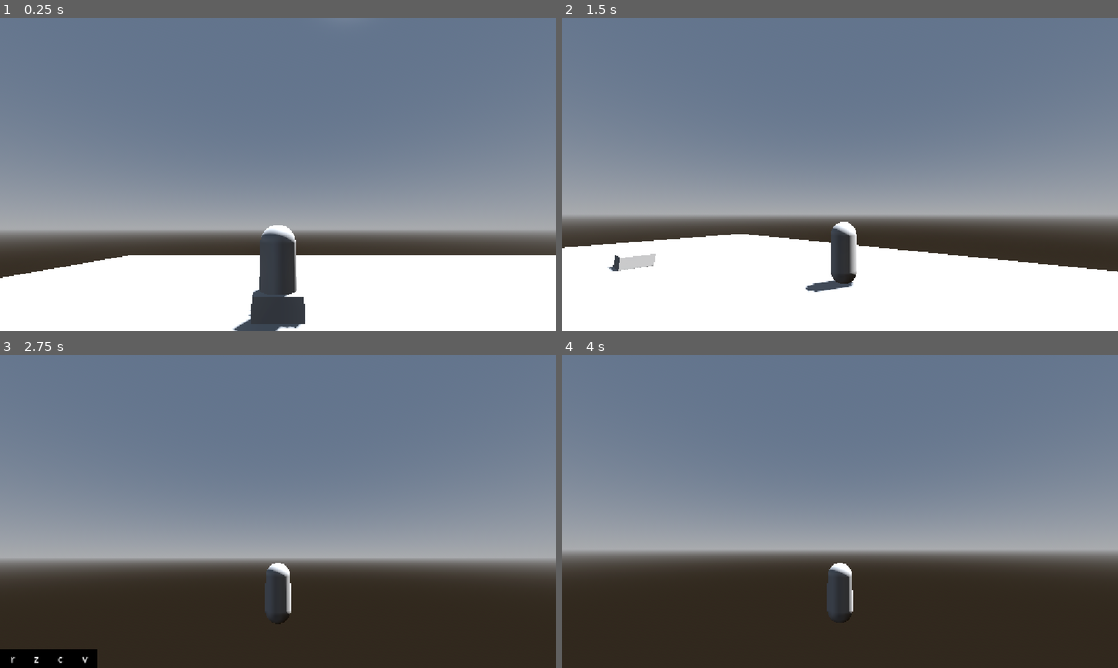
Above: before the commit, frames 1-4 (two rows, left to right).
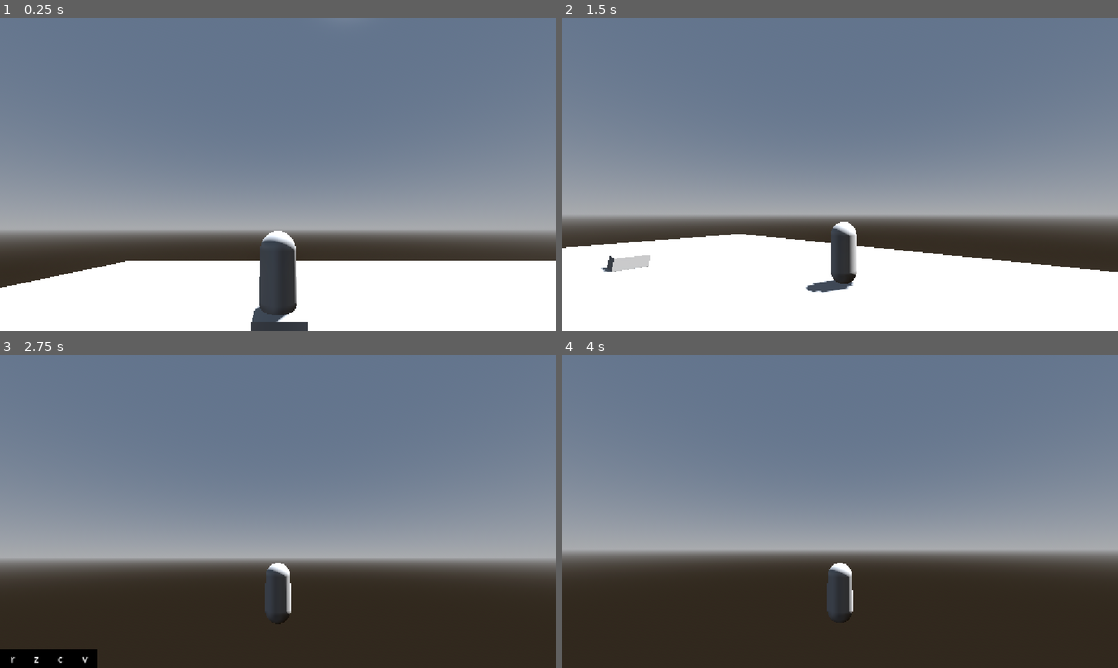
Above: after the commit, the same moments.

Repository: Elden913/noegnud
Game: Godot game, scene res://scenes/input_testing.tscn
Two runs of this game, one before a commit and one after it. Both use one fixed random seed, a clock stepped at 60 frames per second and the inputs below.
Inputs (mouse positions are in pixels of both pictures, inside the frame that each line leads up to):
- Up to frame 1 (0.25 s): no input
- Up to frame 2 (1.5 s): tap Enter at 0.5 s; move the mouse to (962, 158) at 0.52 s; hold D (player_right) 0.53-1.28 s; tap Shift (player_dash) at 0.6 s; click (962, 158) at 0.67 s; tap Space (player_jump) at 0.77 s; move the mouse to (812, 174) at 1.27 s; hold W (player_forward) from 1.28 s (still down); tap Right (player_freefly) at 1.35 s
- Up to frame 3 (2.75 s): keep holding W (player_forward); tap Space (player_jump) at 1.52 s; move the mouse to (289, 505) at 2.02 s; hold 1 from 2.03 s (still down)
- Up to frame 4 (4 s): keep holding W (player_forward); tap Space (player_jump) at 2.75, 3.02, 3.77 s; move the mouse to (834, 517) at 2.77 s; release 1 at 2.78 s; tap 2 at 2.85 s; click (834, 517) at 2.92 s; tap Enter at 3.5 s; move the mouse to (878, 514) at 3.52 s; tap Shift (player_dash) at 3.6 s

The runs differ from the first frame. In frame 1, 2.7% of the frame differs, in the area x 0-100%, y 66-100%; in frame 2, 0.3%; in frame 3, less than 0.1%; in frame 4, less than 0.1%.
Error in both runs: Out of bounds get index '1' (on base: 'Array[SpellResource]') (res://scripts/player.gd:269)

Commit message:
boss movement test

Diff:
--- /dev/null
+++ b/boss_detection.gd
@@ -0,0 +1,17 @@
+extends Area3D
+var parent:Node3D
+
+
+# Called when the node enters the scene tree for the first time.
+func _ready() -> void:
+	parent = get_parent()
+	body_entered.connect(_on_body_entered)
+	pass # Replace with function body.
+
+func _on_body_entered(body:Node3D)->void:
+	print("player detected")
+	parent.boss_activation(body)
+	pass
+# Called every frame. 'delta' is the elapsed time since the previous frame.
+func _process(delta: float) -> void:
+	pass
--- /dev/null
+++ b/bossguy1.tscn
@@ -0,0 +1,30 @@
+[gd_scene format=3 uid="uid://col1e7bbh4d5h"]
+
+[ext_resource type="Script" uid="uid://caf8wd6vt7kmi" path="res://bosstest1.gd" id="1_hqvx1"]
+[ext_resource type="Script" uid="uid://dwqvx5lmlmlly" path="res://boss_detection.gd" id="2_fqxhm"]
+
+[sub_resource type="BoxMesh" id="BoxMesh_28m0y"]
+size = Vector3(2, 2, 2)
+
+[sub_resource type="BoxShape3D" id="BoxShape3D_28m0y"]
+size = Vector3(2, 2, 2)
+
+[sub_resource type="SphereShape3D" id="SphereShape3D_28m0y"]
+radius = 50.0
+
+[node name="boss" type="RigidBody3D" unique_id=97069161]
+script = ExtResource("1_hqvx1")
+
+[node name="MeshInstance3D" type="MeshInstance3D" parent="." unique_id=1518964124]
+mesh = SubResource("BoxMesh_28m0y")
+
+[node name="CollisionShape3D" type="CollisionShape3D" parent="." unique_id=1113495004]
+shape = SubResource("BoxShape3D_28m0y")
+
+[node name="BossDetection" type="Area3D" parent="." unique_id=724661027]
+collision_layer = 2
+collision_mask = 2
+script = ExtResource("2_fqxhm")
+
+[node name="CollisionShape3D" type="CollisionShape3D" parent="BossDetection" unique_id=1740058374]
+shape = SubResource("SphereShape3D_28m0y")
--- /dev/null
+++ b/bosstest.tscn
@@ -0,0 +1,36 @@
+[gd_scene format=3 uid="uid://cqq6yn65u7d3n"]
+
+[ext_resource type="PackedScene" uid="uid://bs72ogkvdd7d6" path="res://scenes/player.tscn" id="1_exjeb"]
+[ext_resource type="PackedScene" uid="uid://col1e7bbh4d5h" path="res://bossguy1.tscn" id="2_cqi58"]
+
+[sub_resource type="ProceduralSkyMaterial" id="ProceduralSkyMaterial_cqi58"]
+sky_horizon_color = Color(0.66224277, 0.6717428, 0.6867428, 1)
+ground_horizon_color = Color(0.66224277, 0.6717428, 0.6867428, 1)
+
+[sub_resource type="Sky" id="Sky_yn5bj"]
+sky_material = SubResource("ProceduralSkyMaterial_cqi58")
+
+[sub_resource type="Environment" id="Environment_c23yd"]
+background_mode = 2
+sky = SubResource("Sky_yn5bj")
+glow_enabled = true
+
+[node name="bosspit" type="Node3D" unique_id=617602356]
+
+[node name="WorldEnvironment" type="WorldEnvironment" parent="." unique_id=919050123]
+environment = SubResource("Environment_c23yd")
+
+[node name="DirectionalLight3D" type="DirectionalLight3D" parent="." unique_id=1963096065]
+transform = Transform3D(-0.8660254, -0.43301278, 0.25, 0, 0.49999997, 0.86602545, -0.50000006, 0.75, -0.43301266, 0, 0, 0)
+shadow_enabled = true
+
+[node name="CSGBox3D" type="CSGBox3D" parent="." unique_id=1123167612]
+use_collision = true
+size = Vector3(120, 0.1, 120)
+
+[node name="Player" parent="." unique_id=168906038 instance=ExtResource("1_exjeb")]
+transform = Transform3D(1, 0, 0, 0, 1, 0, 0, 0, 1, 57.435448, 4.046772, 0)
+
+[node name="boss" parent="." unique_id=97069161 instance=ExtResource("2_cqi58")]
+transform = Transform3D(1, 0, 0, 0, 1, 0, 0, 0, 1, 1.7541733, 2.6269226, 0)
+gravity_scale = 0.0
--- /dev/null
+++ b/bosstest1.gd
@@ -0,0 +1,23 @@
+extends RigidBody3D
+@export_group("Boss Movements")
+@export var speed:float = 1.0
+
+var is_activated:bool = false
+var is_moving:bool = true
+var targets:Array = []
+
+@export_group("Boss Attacks")
+@export var attacks:Dictionary[String, PackedScene] = {}
+
+func _ready() -> void:
+	pass # Replace with function body.
+
+func boss_activation(target:Node3D)->void:
+	targets.append(target)
+	is_activated = true
+
+func _physics_process(delta: float) -> void:
+	if is_activated and is_moving:
+		var dir = global_position.direction_to(targets[0].global_position)
+		global_position += dir * speed * delta
+		look_at(targets[0].global_position, Vector3.UP)
--- a/scenes/player.tscn
+++ b/scenes/player.tscn
@@ -23,6 +23,7 @@
 properties/1/replication_mode = 1
 
 [node name="Player" type="CharacterBody3D" unique_id=168906038]
+collision_layer = 3
 script = ExtResource("1_ucva2")
 spells = Array[ExtResource("2_qhqgy")]([ExtResource("3_qhqgy")])
 camera_follow_speed = 15.0
--- a/scripts/player.gd
+++ b/scripts/player.gd
@@ -77,7 +77,7 @@
 
 
 func _ready() -> void:
-	global_position = spawn_position
+	#global_position = spawn_position
 	look_rotation.y = rotation.y
 	look_rotation.x = fake_head.rotation.x
 	spell_uncast_timer.one_shot = true
Not shown, added: boss_detection.gd.uid
Not shown, added: bosstest1.gd.uid
